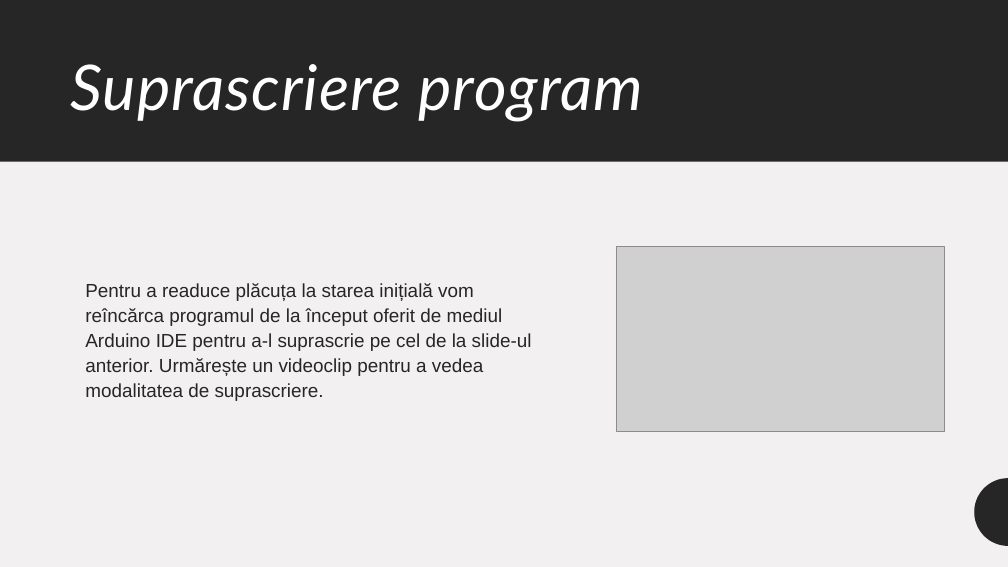
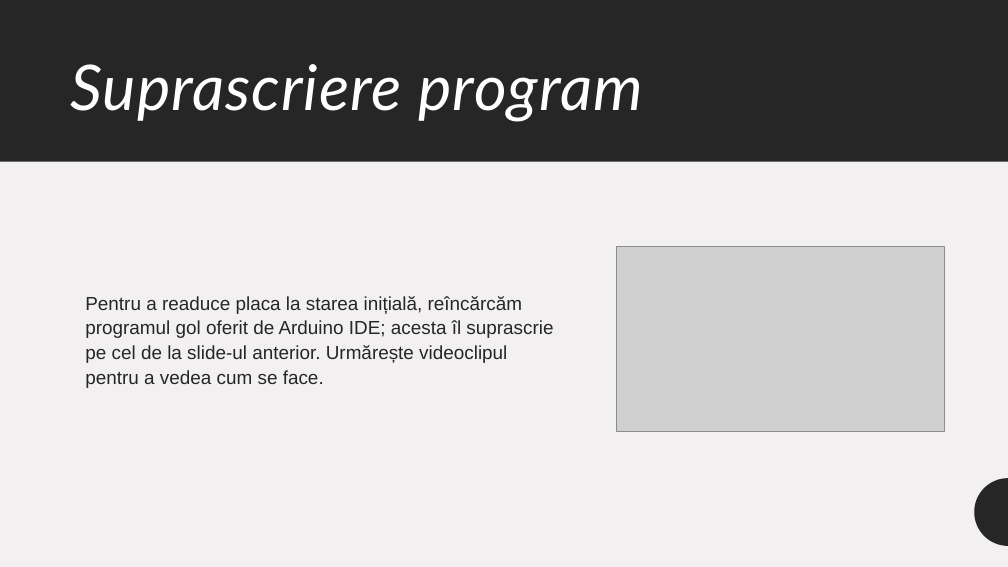
Before and after one commit to mihai-dulgheru/BazelePlaciiProgramabile, a slide deck: slide 13 of Bazele plăcii programabile.pptx. Drawn at 1008x567 pixels with LibreOffice and Linux fonts; fonts in the diff are those of the drawing; grey boxes stand for pictures. Boxes give left, top, right and bottom in pixels: in the first picture for what was removed or moved away, otherwise in the second. Text is boxed around its words. In the diff, an @@ line names an element or a change of style, - is before the commit and + after.

Commit message:
Prezentare: scheme de montaj, fără videoclip, conținut corectat
- Patru slide-uri noi după „Aplicații”, cu schemele de montaj noi
  (pasul 1, pasul 2, pașii 3-4, pasul 5), cu text alternativ.
- Slide-ul cu videoclipul demo e șters, ca și videoclipul din repo
  (prezentarea scade de la 8,7 MB la 1,5 MB).
- Corecturi de conținut: butonul reset repornește programul, pinii
  digitali și citesc, MiniCore e pachet de plăci (nu bibliotecă),
  regula de conectare a breadboard-ului, materialul rezistorului,
  anod/catod și rezistorul în serie la LED, setările din Tools.
- „Aplicații” listează pașii 1-5 ca în README, cu un singur font.
- Logo-ul Arduino are din nou imagine PNG de rezervă pentru
  aplicațiile care nu afișează SVG.
- PDF-ul e exportat din nou (25 de pagini).

```diff
--- a/Bazele plăcii programabile.pptx
+++ b/Bazele plăcii programabile.pptx
@@ text at (x1=85, y1=296, x2=553, y2=388): text changed @@
-Pentru a readuce plăcuța la starea inițială vom reîncărca programul de la început oferit de mediul Arduino IDE pentru a-l suprascrie pe cel de la slide-ul anterior. Urmărește un videoclip pentru a vedea modalitatea de suprascriere.
+Pentru a readuce placa la starea inițială, reîncărcăm programul gol oferit de Arduino IDE; acesta îl suprascrie pe cel de la slide-ul anterior. Urmărește videoclipul pentru a vedea cum se face.
```
Also in this commit, not shown: 14 other slides changed, 4 slides added, 1 slide removed, 1 other file.
